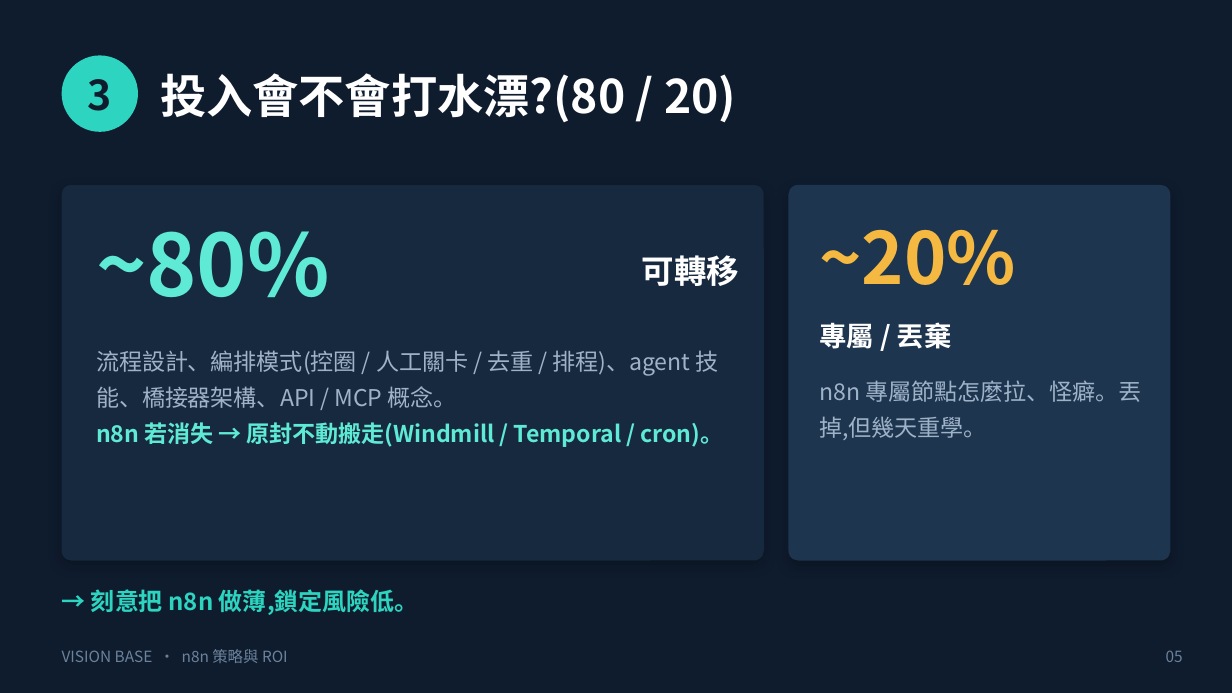
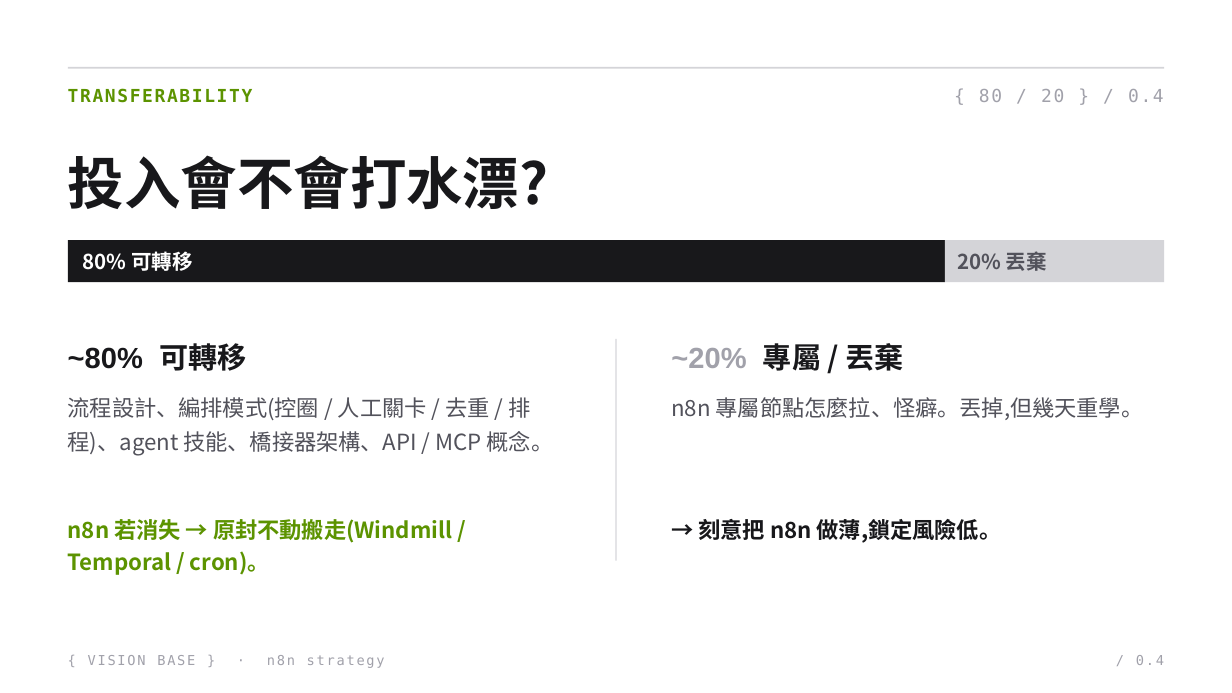
Before and after one commit to VistwinDev/VistwinDev.github.io, a slide deck: slide 5 of content/98 資料/Strategy/2026-06-25_n8n-stack-ROI.pptx. Drawn at 1232x693 pixels with LibreOffice and Linux fonts; fonts in the diff are those of the drawing. Boxes give left, top, right and bottom in pixels: in the first picture for what was removed or moved away, otherwise in the second. Text is boxed around its words. In the diff, an @@ line names an element or a change of style, - is before the commit and + after.

```diff
--- a/content/98 資料/Strategy/2026-06-25_n8n-stack-ROI.pptx
+++ b/content/98 資料/Strategy/2026-06-25_n8n-stack-ROI.pptx
@@ background #0F1C2E to #FFFFFF @@
@@ ellipse removed at box(62, 55, 138, 132) @@
@@ line added from (68, 68) to (1164, 68), #D4D4D8 1 pt @@
@@ text added at box(68, 88, 253, 103), 10.5 pt, text #5C9300, bold @@
+TRANSFERABILITY
@@ text removed at box(88, 79, 112, 111) @@
-3
@@ text added at box(979, 89, 1164, 102), 10.5 pt, text #A1A1AA @@
+{ 80 / 20 } / 0.4
@@ text at box(68, 155, 549, 209): text changed; size 27 to 33 pt; font Noto Sans CJK SC to Noto Sans CJK TC; text colour #FFFFFF to #18181B @@
-投入會不會打水漂?(80 / 20)
+投入會不會打水漂?
@@ rounded rectangle removed at box(62, 185, 764, 561) @@
@@ rounded rectangle removed at box(788, 185, 1170, 561) @@
@@ text removed at box(96, 231, 330, 297) @@
-~80%
@@ rectangle added at box(68, 240, 945, 282), fill #18181B @@
@@ text at box(83, 251, 193, 271): text changed; size 19 to 12 pt; font Noto Sans CJK SC to Noto Sans CJK TC @@
-可轉移
+80% 可轉移
@@ rectangle added at box(945, 240, 1164, 282), fill #D4D4D8 @@
@@ text at box(957, 251, 1047, 271): text changed; size 42 to 12 pt; font Noto Sans CJK SC to Noto Sans CJK TC; text colour #F5B841 to #52525B @@
-~20%
+20% 丟棄
@@ text added at box(68, 343, 246, 371), 17 pt, text #18181B, bold @@
+~80% 可轉移
@@ line added from (616, 339) to (616, 561), #E4E4E7 1 pt @@
@@ text at box(671, 343, 904, 371): text changed; size 16 to 17 pt; font Noto Sans CJK SC to Noto Sans CJK TC; text colour #FFFFFF to #18181B @@
-專屬 / 丟棄
+~20% 專屬 / 丟棄
@@ text "流程設計、編排模式(控圈 / 人工關卡 / 去重 ..." at box(68, 397, 554, 455): size 13.5 to 13 pt, font Noto Sans CJK SC to Noto Sans CJK TC, text colour #9FB3C8 to #52525B; line spacing 1.3 to 1.25 @@
@@ text "流程設計、編排模式(控圈 / 人工關卡 / 去重 ...": place and size @@
-text "流程設計、編排模式(控圈 / 人工關卡 / 去重 ..." at box(96, 350, 724, 447)
+text "流程設計、編排模式(控圈 / 人工關卡 / 去重 ..." at box(68, 397, 554, 455)
@@ text "n8n 專屬節點怎麼拉、怪癖。丟掉,但幾天重學。": place and size @@
-text "n8n 專屬節點怎麼拉、怪癖。丟掉,但幾天重學。" at box(819, 380, 1141, 440)
+text "n8n 專屬節點怎麼拉、怪癖。丟掉,但幾天重學。" at box(671, 397, 1144, 420)
@@ text "n8n 專屬節點怎麼拉、怪癖。丟掉,但幾天重學。" at box(671, 397, 1144, 420): size 13.5 to 13 pt, font Noto Sans CJK SC to Noto Sans CJK TC, text colour #9FB3C8 to #52525B; line spacing 1.3 to 1.25 @@
@@ text at box(96, 422, 724, 447): paragraph removed @@
-n8n 若消失 → 原封不動搬走(Windmill / Temporal / cron)。
@@ text added at box(68, 519, 452, 575), 13 pt, text #5C9300, bold @@
+n8n 若消失 → 原封不動搬走(Windmill / Temporal / cron)。
@@ text "→ 刻意把 n8n 做薄,鎖定風險低。": place and size @@
-text "→ 刻意把 n8n 做薄,鎖定風險低。" at box(91, 589, 419, 615)
+text "→ 刻意把 n8n 做薄,鎖定風險低。" at box(699, 519, 1002, 543)
@@ text "→ 刻意把 n8n 做薄,鎖定風險低。" at box(699, 519, 1002, 543): size 14 to 13 pt, font Noto Sans CJK SC to Noto Sans CJK TC, text colour #2DD4BF to #18181B; line spacing 1 to 1.2; vertical alignment middle to top @@
@@ text at box(88, 655, 385, 668): text changed; size 9 to 8 pt; font Noto Sans CJK SC to DejaVu Sans Mono; text colour #6B829B to #A1A1AA @@
-VISION BASE · n8n 策略與 ROI
+{ VISION BASE } · n8n strategy
@@ text added at box(1136, 655, 1164, 665), 8 pt, text #A1A1AA @@
+/ 0.4
@@ text removed at box(1166, 650, 1183, 662) @@
-05
```
Also in this commit, not shown: 8 other slides changed.
